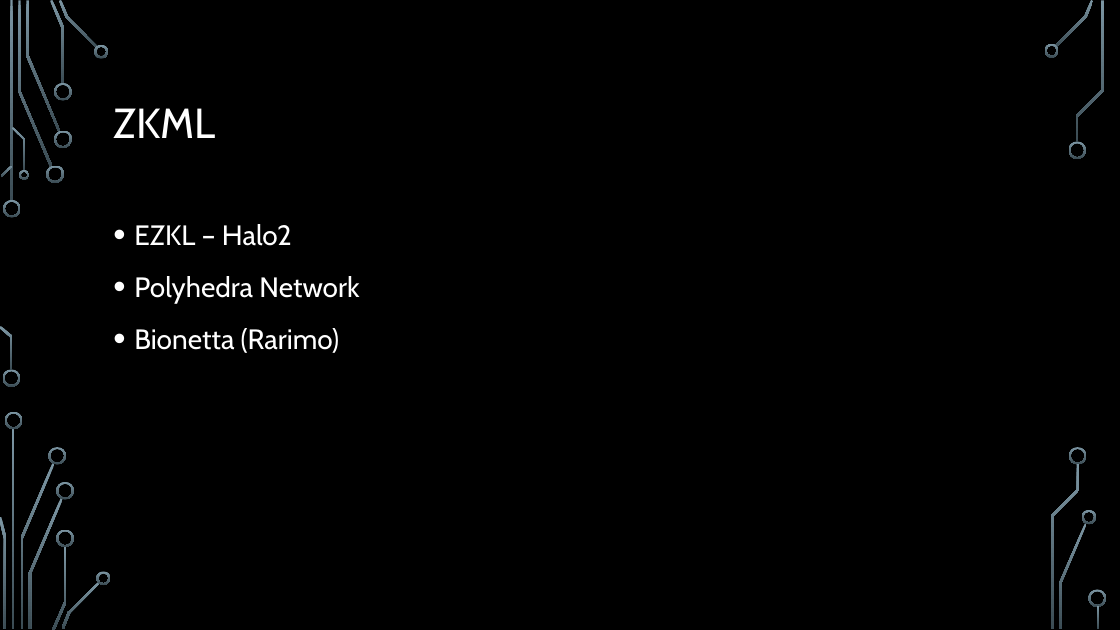
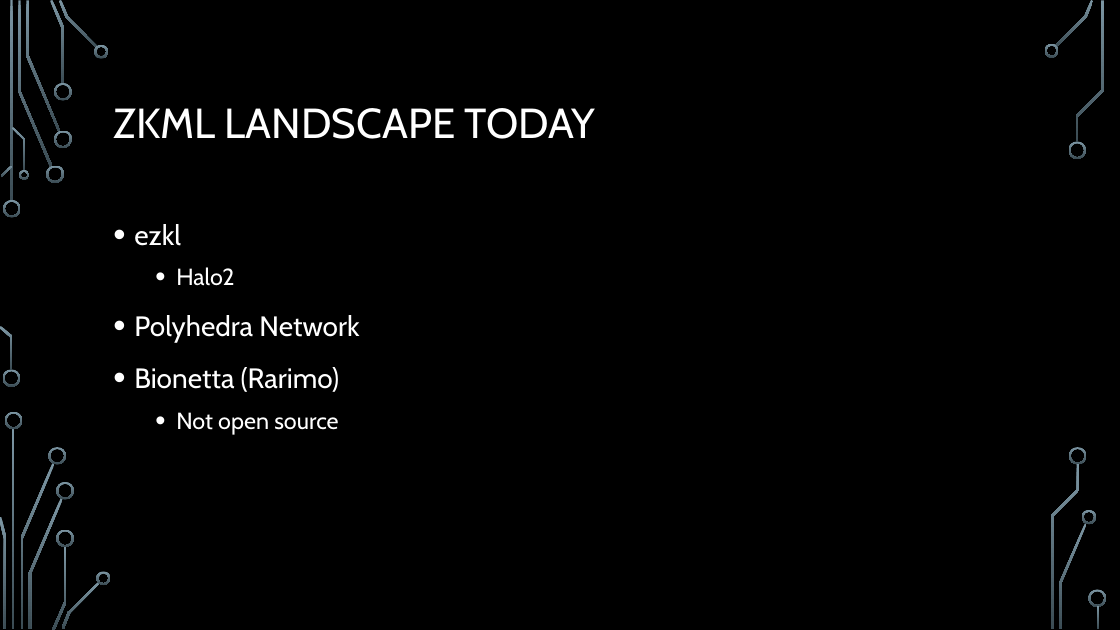
Before and after one commit to igorperic17/nomopoly, a slide deck: slide 3 of deck/zk-hack-berlin.pptx. Drawn at 1120x630 pixels with LibreOffice and Linux fonts; fonts in the diff are those of the drawing; background and template pictures are left out. Boxes give left, top, right and bottom in pixels: in the first picture for what was removed or moved away, otherwise in the second. Text is boxed around its words. In the diff, an @@ line names an element or a change of style, - is before the commit and + after.

```diff
--- a/deck/zk-hack-berlin.pptx
+++ b/deck/zk-hack-berlin.pptx
@@ title at bbox=[113, 108, 596, 139]: text changed @@
-ZKML
+ZKML LANDSCAPE TODAY
@@ text at bbox=[134, 224, 234, 286]: text changed; size 24 to 20 pt @@
-• EZKL – Halo2
+• ezkl
+  • Halo2
@@ text at bbox=[176, 412, 338, 435]: paragraph added @@
+  • Not open source
```
Also in this commit, not shown: 4 other slides changed, 4 slides added, 25 other files.
